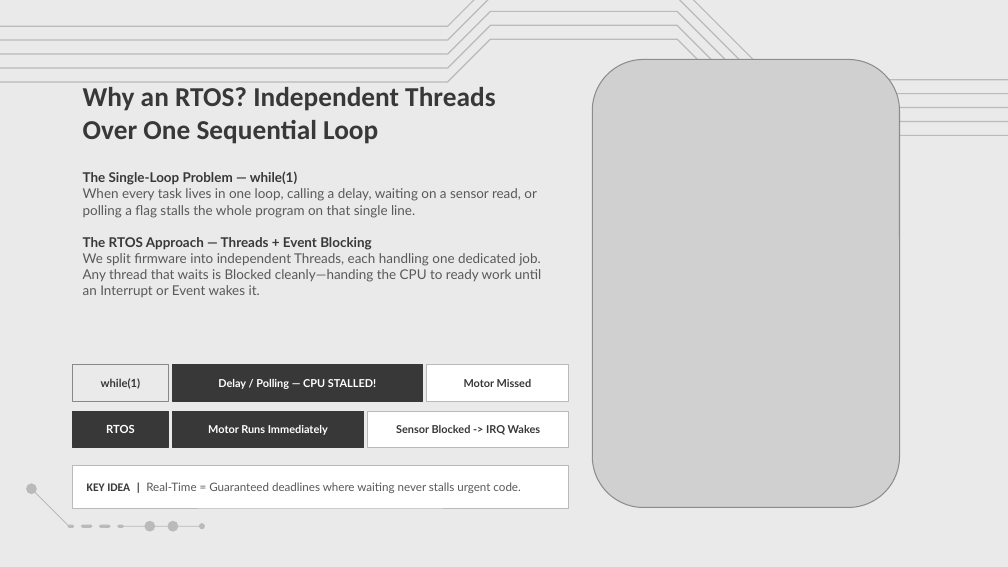
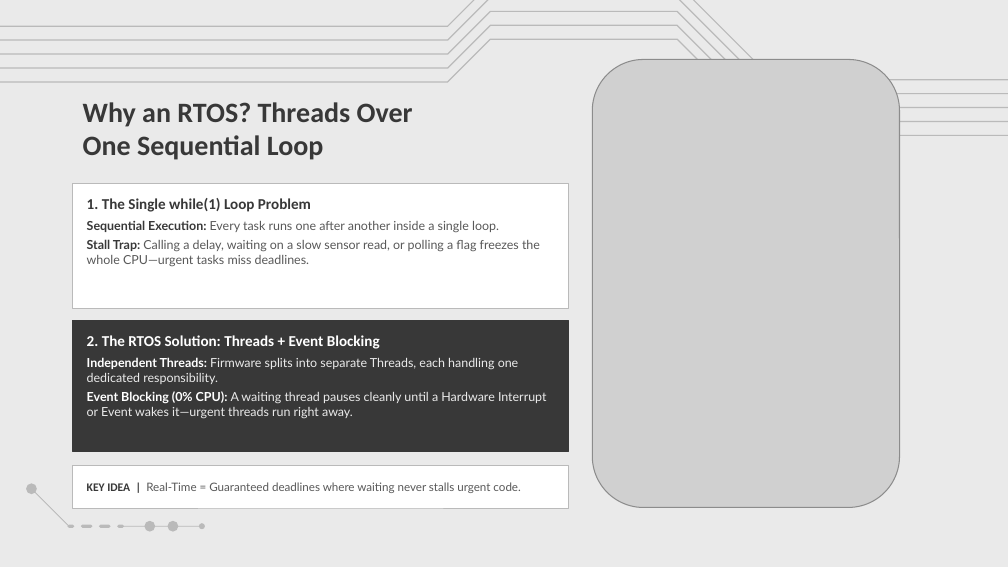
Before and after one commit to amrsaeedcse/zephyr-vs-freertos-presentation, a slide deck: slide 3 of Zephyr_RTOS_vs_FreeRTOS.pptx. Drawn at 1008x567 pixels with LibreOffice and Linux fonts; fonts in the diff are those of the drawing; grey boxes stand for pictures; background and template pictures are left out. Boxes give left, top, right and bottom in pixels: in the first picture for what was removed or moved away, otherwise in the second. Text is boxed around its words. In the diff, an @@ line names an element or a change of style, - is before the commit and + after.

Commit message:
Add portable Python slide generator, assets & refine Part I RTOS slides

```diff
--- a/Zephyr_RTOS_vs_FreeRTOS.pptx
+++ b/Zephyr_RTOS_vs_FreeRTOS.pptx
@@ title at [83, 102, 413, 160]: text changed; size 19.5 to 20 pt @@
-Why an RTOS? Independent Threads
-Over One Sequential Loop
+Why an RTOS? Threads Over
+One Sequential Loop
@@ subtitle removed at [83, 171, 541, 297] @@
-The Single-Loop Problem — while(1)
-When every task lives in one loop, calling a delay, waiting on a sensor read, or polling a flag stalls the whole program on that single line.
-The RTOS Approach — Threads + Event Blocking
-We split firmware into independent Threads, each handling one dedicated job. Any thread that waits is Blocked cleanly—handing the CPU to ready work until an Interrupt or Event wakes it.
@@ rectangle added at [73, 183, 569, 308], fill #FFFFFF, outline #BABABA 0.75 pt, 8.9 pt, text #595959 @@
+1. The Single while(1) Loop Problem
+Sequential Execution: Every task runs one after another inside a single loop.
+Stall Trap: Calling a delay, waiting on a slow sensor read, or polling a flag freezes the whole CPU—urgent tasks miss deadlines.
@@ rectangle added at [73, 321, 569, 452], fill #383838, outline #383838 0.75 pt, 8.9 pt, text #EAEAEA @@
+2. The RTOS Solution: Threads + Event Blocking
+Independent Threads: Firmware splits into separate Threads, each handling one dedicated responsibility.
+Event Blocking (0% CPU): A waiting thread pauses cleanly until a Hardware Interrupt or Event wakes it—urgent threads run right away.
@@ rectangle removed at [73, 365, 168, 401] @@
-while(1)
@@ rectangle removed at [172, 365, 422, 401] @@
-Delay / Polling — CPU STALLED!
@@ rectangle removed at [426, 365, 569, 401] @@
-Motor Missed
@@ rectangle removed at [73, 411, 168, 448] @@
-RTOS
@@ rectangle removed at [172, 411, 364, 448] @@
-Motor Runs Immediately
@@ rectangle removed at [368, 411, 569, 448] @@
-Sensor Blocked -> IRQ Wakes
```
Also in this commit, not shown: 8 other slides changed, 15 other files.
